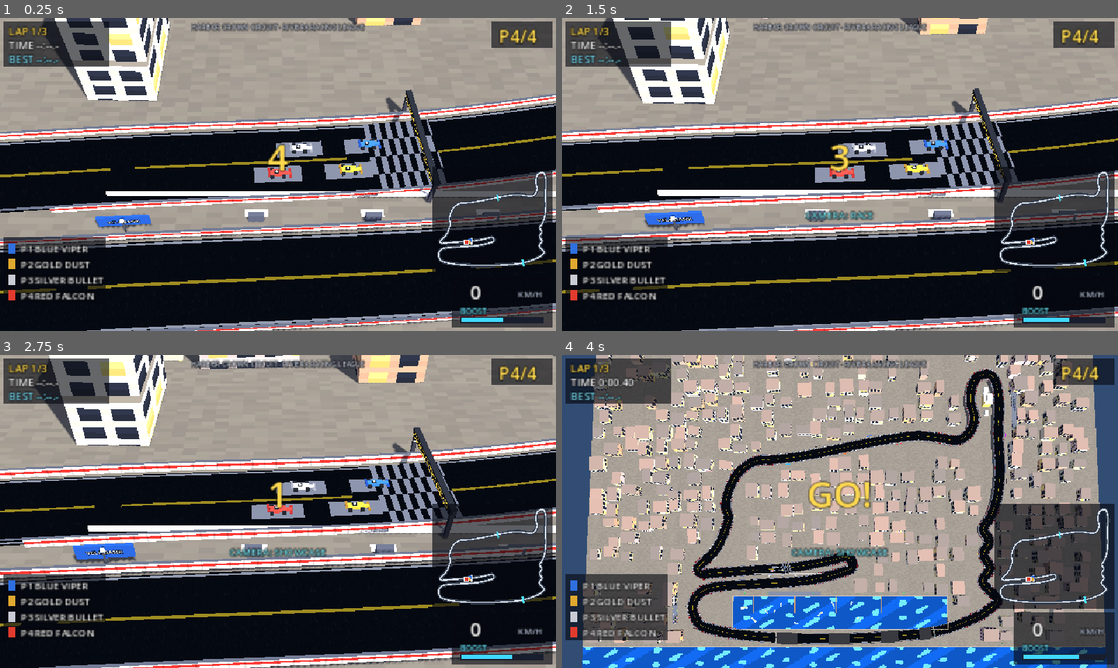
Above: before the commit, frames 1-4 (two rows, left to right).
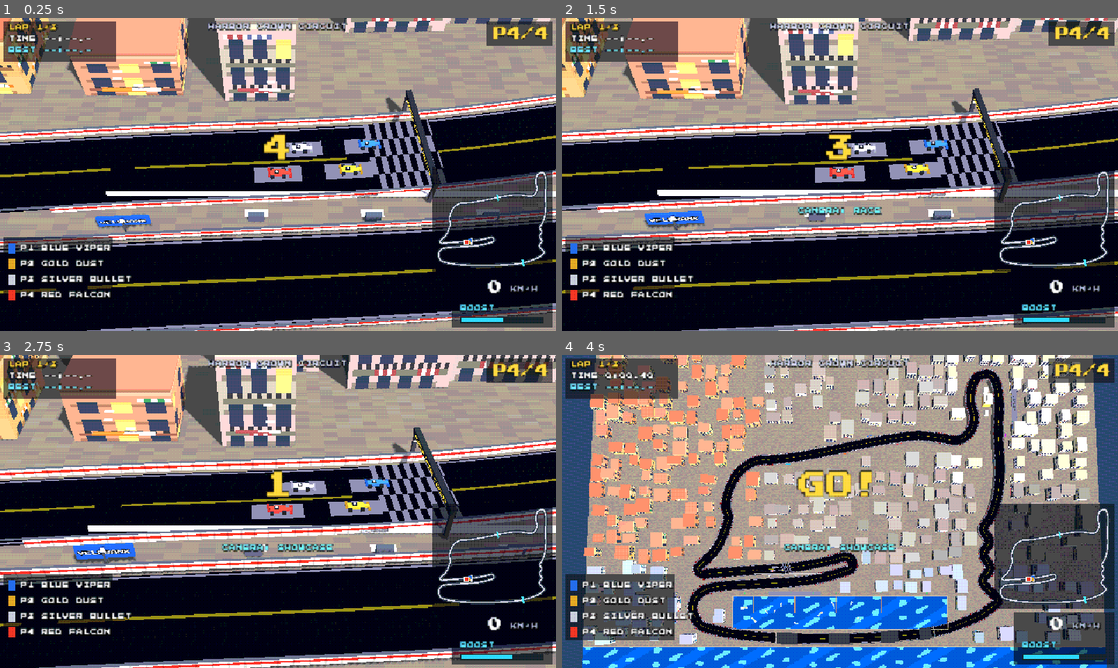
Above: after the commit, the same moments.

Repository: dtcbychris/lookie
Game: Godot game, scene res://scenes/harbor_crown_circuit.tscn
Two runs of this game, one before a commit and one after it. Both use one fixed random seed, a clock stepped at 60 frames per second and the inputs below.
Inputs:
- Up to frame 1 (0.25 s): no input
- Up to frame 2 (1.5 s): hold D (steer_right) 0.53-1.28 s; hold Shift (boost) 0.53-1.28 s; tap C (camera) at 0.8, 1.35 s; hold S (brake) from 1.28 s (still down)
- Up to frame 3 (2.75 s): tap Shift (boost) at 1.55 s; release S (brake) at 2.03 s; hold D (steer_right) from 2.03 s (still down); hold Shift (boost) from 2.03 s (still down); tap C (camera) at 2.3 s
- Up to frame 4 (4 s): release D (steer_right) at 2.78 s; release Shift (boost) at 2.78 s; hold Up 2.78-3.53 s; tap C (camera) at 2.85, 3.8 s; tap Shift (boost) at 3.05 s; hold A (steer_left) from 3.53 s (still down); tap Tab (overview) at 3.6 s

The runs differ from the first frame. In frame 1, 18% of the frame differs, in the area x 0-100%, y 0-100%; in frame 2, 20%; in frame 3, 22%; in frame 4, 41%.

Commit message:
M2 look pass: pixel font, palette quantization, painted city districts
- Press Start 2P (OFL) across HUD and all 3D labels, hinting/AA disabled
  for crisp integer pixels; HUD layout retuned for the wider glyphs
- Palette pass over the 640x360 frame: saturation boost, 2x2 ordered
  dither, 7-level posterization ("3D through a pixel lens")
- Facade generator rewritten: cornices, framed windows, striped awnings,
  balcony railings, ground-floor storefronts with doors; one facade
  stretches full building height so storefronts stay at street level
- Four city districts with their own wall/awning/roof palettes: old town
  ochre, harbor pastels, casino cream-gold, center neutrals
- Buildings near the track get 3D dressing on the road-facing side:
  striped awnings and balcony slabs
- Two-frame animated crowds (heads bob) in all grandstands
- Headless sim untouched and green: 45.9-47.5s laps, 1.67s spread

https://claude.ai/code/session_01LjE6X8FbmbjT1RiC5ZbF2u

Diff:
--- a/pixelgp/scripts/hud.gd
+++ b/pixelgp/scripts/hud.gd
@@ -5,6 +5,7 @@
 
 const MinimapScript = preload("res://scripts/minimap.gd")
 const RM = preload("res://scripts/race_manager.gd")
+const Pix = preload("res://scripts/pixel_textures.gd")
 
 var race  # RaceManager
 var track  # TrackData
@@ -42,46 +43,46 @@
 func _make_label(pos: Vector2, sz: int, color := Color.WHITE, center := false) -> Label:
 	var l := Label.new()
 	l.position = pos
+	l.add_theme_font_override("font", Pix.pixel_font())
 	l.add_theme_font_size_override("font_size", sz)
 	l.add_theme_color_override("font_color", color)
 	l.add_theme_color_override("font_outline_color", Color(0, 0, 0, 0.85))
-	l.add_theme_constant_override("outline_size", 3)
+	l.add_theme_constant_override("outline_size", 2)
 	if center:
 		l.horizontal_alignment = HORIZONTAL_ALIGNMENT_CENTER
 	add_child(l)
 	return l
 
 func _build() -> void:
-	_panel(Rect2(4, 4, 122, 52))
-	_lap = _make_label(Vector2(10, 6), 12, Color(1.0, 0.85, 0.3))
-	_time = _make_label(Vector2(10, 22), 12)
-	_best = _make_label(Vector2(10, 38), 12, Color(0.5, 0.9, 1.0))
+	_panel(Rect2(4, 4, 130, 46))
+	_lap = _make_label(Vector2(10, 7), 8, Color(1.0, 0.85, 0.3))
+	_time = _make_label(Vector2(10, 20), 8)
+	_best = _make_label(Vector2(10, 33), 8, Color(0.5, 0.9, 1.0))
 
-	_panel(Rect2(566, 4, 70, 30))
-	_pos = _make_label(Vector2(574, 7), 20, Color(1.0, 0.85, 0.3))
+	_panel(Rect2(560, 4, 76, 28))
+	_pos = _make_label(Vector2(568, 10), 16, Color(1.0, 0.85, 0.3))
 
-	var title := _make_label(Vector2(220, 4), 10, Color(0.85, 0.88, 0.95), true)
-	title.size = Vector2(200, 14)
-	title.text = "HARBOR CROWN CIRCUIT - RIVIERA RACING LEAGUE"
-	title.add_theme_font_size_override("font_size", 8)
+	var title := _make_label(Vector2(220, 6), 8, Color(0.85, 0.88, 0.95), true)
+	title.size = Vector2(200, 12)
+	title.text = "HARBOR CROWN CIRCUIT"
 
 	# leaderboard
-	_panel(Rect2(4, 252, 118, 76))
+	_panel(Rect2(4, 252, 126, 76))
 	for i in 4:
 		var chip := ColorRect.new()
 		chip.position = Vector2(10, 259 + i * 18)
 		chip.size = Vector2(8, 12)
 		add_child(chip)
 		chip.name = "chip%d" % i
-		var row := _make_label(Vector2(24, 257 + i * 18), 11)
+		var row := _make_label(Vector2(24, 261 + i * 18), 8)
 		_board_rows.append(row)
 
 	# speed + boost
 	_panel(Rect2(520, 296, 116, 60))
-	_speed = _make_label(Vector2(530, 300), 22)
-	var kmh := _make_label(Vector2(596, 310), 10, Color(0.7, 0.75, 0.85))
+	_speed = _make_label(Vector2(530, 302), 16)
+	var kmh := _make_label(Vector2(588, 308), 8, Color(0.7, 0.75, 0.85))
 	kmh.text = "KM/H"
-	var boost_label := _make_label(Vector2(530, 330), 9, Color(0.4, 0.9, 1.0))
+	var boost_label := _make_label(Vector2(530, 330), 8, Color(0.4, 0.9, 1.0))
 	boost_label.text = "BOOST"
 	var bar_bg := ColorRect.new()
 	bar_bg.color = Color(0.1, 0.12, 0.18)
@@ -108,12 +109,13 @@
 	add_child(_flash)
 	move_child(_flash, 0)
 
-	_center = _make_label(Vector2(170, 130), 42, Color(1.0, 0.85, 0.3), true)
-	_center.size = Vector2(300, 60)
-	_sub_center = _make_label(Vector2(170, 180), 14, Color.WHITE, true)
-	_sub_center.size = Vector2(300, 20)
-	_toast = _make_label(Vector2(120, 218), 11, Color(0.5, 0.95, 1.0), true)
-	_toast.size = Vector2(400, 16)
+	_center = _make_label(Vector2(120, 134), 32, Color(1.0, 0.85, 0.3), true)
+	_center.size = Vector2(400, 48)
+	_center.add_theme_constant_override("outline_size", 4)
+	_sub_center = _make_label(Vector2(120, 182), 8, Color.WHITE, true)
+	_sub_center.size = Vector2(400, 14)
+	_toast = _make_label(Vector2(120, 218), 8, Color(0.5, 0.95, 1.0), true)
+	_toast.size = Vector2(400, 14)
 
 func toast(msg: String) -> void:
 	_toast.text = msg
--- a/pixelgp/scripts/main.gd
+++ b/pixelgp/scripts/main.gd
@@ -31,6 +31,7 @@
 	svc.stretch_shrink = 2
 	svc.texture_filter = CanvasItem.TEXTURE_FILTER_NEAREST
 	svc.set_anchors_preset(Control.PRESET_FULL_RECT)
+	svc.material = _palette_material()
 	add_child(svc)
 	var sv := SubViewport.new()
 	sv.own_world_3d = true
@@ -106,6 +107,32 @@
 		ControlPresets.set_camera(_cam.mode)
 		_hud.toast("CAMERA: %s" % ("SHOWCASE" if _cam.mode == 1 else "RACE"))
 
+## Retro palette pass over the whole 640x360 frame: saturation boost, ordered
+## 2x2 dither, and per-channel posterization. "Everything is 3D, viewed
+## through a pixel lens."
+func _palette_material() -> ShaderMaterial:
+	var sh := Shader.new()
+	sh.code = """
+shader_type canvas_item;
+uniform float levels = 7.0;
+uniform float saturation = 1.12;
+void fragment() {
+	vec4 c = texture(TEXTURE, UV);
+	float g = dot(c.rgb, vec3(0.299, 0.587, 0.114));
+	c.rgb = clamp(mix(vec3(g), c.rgb, saturation), 0.0, 1.0);
+	vec2 grid = floor(UV * vec2(640.0, 360.0));
+	float bx = mod(grid.x, 2.0);
+	float by = mod(grid.y, 2.0);
+	float bayer = bx * 2.0 + by * (3.0 - 4.0 * bx);  // 2x2 ordered dither
+	c.rgb += (bayer / 3.0 - 0.5) * (0.4 / levels);
+	c.rgb = floor(c.rgb * levels + 0.5) / levels;
+	COLOR = c;
+}
+"""
+	var m := ShaderMaterial.new()
+	m.shader = sh
+	return m
+
 func _setup_environment(world: Node3D) -> void:
 	var env := Environment.new()
 	var sky_mat := ProceduralSkyMaterial.new()
--- a/pixelgp/scripts/pixel_textures.gd
+++ b/pixelgp/scripts/pixel_textures.gd
@@ -5,6 +5,18 @@
 
 static func _tex(img: Image) -> ImageTexture:
 	return ImageTexture.create_from_image(img)
+
+static var _font: FontFile
+
+## Press Start 2P (OFL) configured for crisp integer-pixel rendering.
+static func pixel_font() -> FontFile:
+	if _font == null:
+		_font = load("res://assets/fonts/PressStart2P-Regular.ttf")
+		_font.antialiasing = TextServer.FONT_ANTIALIASING_NONE
+		_font.hinting = TextServer.HINTING_NONE
+		_font.subpixel_positioning = TextServer.SUBPIXEL_POSITIONING_DISABLED
+		_font.generate_mipmaps = false
+	return _font
 
 static func tex_mat(tex: Texture2D, tint := Color.WHITE, emission := 0.0) -> StandardMaterial3D:
 	var m := StandardMaterial3D.new()
@@ -68,37 +80,95 @@
 			img.set_pixel(x, y, c)
 	return _tex(img)
 
-static func facade(rng: RandomNumberGenerator, base: Color) -> ImageTexture:
-	var img := Image.create(12, 16, false, Image.FORMAT_RGBA8)
-	for y in 16:
-		for x in 12:
-			img.set_pixel(x, y, base.darkened(0.06 * float(y % 2)))
-	for wy in range(1, 14, 3):
-		for wx in range(1, 11, 3):
-			var lit := rng.randf() < 0.28
-			var c := Color(0.95, 0.85, 0.45) if lit else Color(0.12, 0.14, 0.2)
-			img.set_pixel(wx, wy, c)
-			img.set_pixel(wx + 1, wy, c)
-			img.set_pixel(wx, wy + 1, c.darkened(0.2))
-			img.set_pixel(wx + 1, wy + 1, c.darkened(0.2))
-	# ground-floor door band
-	for x in 12:
-		img.set_pixel(x, 15, base.darkened(0.35))
+## Painted Riviera facade: cornice, window grid with lit/unlit glass, striped
+## awnings over windows, balcony railings, ground-floor storefront with door.
+## One texture stretches the full building height (no vertical tiling, so the
+## storefront stays at street level).
+static func facade(rng: RandomNumberGenerator, base: Color, awnings: Array, balconies: bool) -> ImageTexture:
+	var w := 24
+	var h := 36
+	var img := Image.create(w, h, false, Image.FORMAT_RGBA8)
+	for y in h:
+		for x in w:
+			img.set_pixel(x, y, base.darkened(0.05 * float((y / 6) % 2)))
+	for x in w:
+		img.set_pixel(x, 0, base.darkened(0.3))
+		img.set_pixel(x, 1, base.lightened(0.15))
+	var wy := 4
+	while wy + 5 < h - 6:
+		var row_balcony := balconies and rng.randf() < 0.4
+		var wx := 2
+		while wx + 3 <= w - 2:
+			var lit := rng.randf() < 0.2
+			var glass := Color(0.95, 0.85, 0.45) if lit else Color(0.16, 0.2, 0.3)
+			for yy in range(wy, wy + 4):
+				for xx in range(wx, wx + 3):
+					img.set_pixel(xx, yy, glass.darkened(0.18 if yy == wy else 0.0))
+			img.set_pixel(wx - 1, wy + 1, base.darkened(0.3))
+			img.set_pixel(wx + 3, wy + 1, base.darkened(0.3))
+			if not awnings.is_empty() and rng.randf() < 0.4:
+				var ac: Color = awnings[rng.randi() % awnings.size()]
+				for xx in range(wx - 1, wx + 4):
+					img.set_pixel(clampi(xx, 0, w - 1), wy - 1, ac if xx % 2 == 0 else Color(0.93, 0.92, 0.88))
+			wx += 5
+		if row_balcony:
+			for x in range(1, w - 1):
+				img.set_pixel(x, wy + 5, base.darkened(0.4))
+				if x % 2 == 0:
+					img.set_pixel(x, wy + 4, Color(0.15, 0.15, 0.17))
+		wy += 6
+	# ground-floor storefront
+	for y in range(h - 6, h - 1):
+		for x in range(1, w - 1):
+			img.set_pixel(x, y, Color(0.13, 0.15, 0.2).lightened(0.05 * float(y % 2)))
+	for y in range(h - 5, h):
+		img.set_pixel(11, y, Color(0.35, 0.22, 0.12))
+		img.set_pixel(12, y, Color(0.3, 0.18, 0.1))
+	if not awnings.is_empty() and rng.randf() < 0.65:
+		var ac2: Color = awnings[rng.randi() % awnings.size()]
+		for x in w:
+			img.set_pixel(x, h - 7, ac2 if (x / 2) % 2 == 0 else Color(0.93, 0.92, 0.88))
+	for x in w:
+		img.set_pixel(x, h - 1, base.darkened(0.45))
+	return _tex(img)
+
+static func awning(c: Color) -> ImageTexture:
+	var img := Image.create(8, 4, false, Image.FORMAT_RGBA8)
+	for y in 4:
+		for x in 8:
+			img.set_pixel(x, y, c if (x / 2) % 2 == 0 else Color(0.93, 0.92, 0.88))
 	return _tex(img)
 
 static func crowd(rng: RandomNumberGenerator) -> ImageTexture:
-	var img := Image.create(32, 8, false, Image.FORMAT_RGBA8)
+	return crowd_frames(rng)[0]
+
+## Two-frame crowd: half the heads bob up one pixel on alternate frames.
+static func crowd_frames(rng: RandomNumberGenerator) -> Array:
 	var palette := [
 		Color(0.9, 0.3, 0.25), Color(0.3, 0.5, 0.9), Color(0.95, 0.8, 0.3),
 		Color(0.4, 0.8, 0.5), Color(0.92, 0.92, 0.92), Color(0.85, 0.5, 0.8),
 	]
-	for y in 8:
-		for x in 32:
-			if y % 2 == 0 and rng.randf() < 0.85:
-				img.set_pixel(x, y, palette[rng.randi() % palette.size()].darkened(rng.randf() * 0.25))
-			else:
-				img.set_pixel(x, y, Color(0.1, 0.1, 0.13))
-	return _tex(img)
+	var w := 32
+	var h := 8
+	var heads: Array = []
+	for y in range(0, h - 1, 2):
+		for x in w:
+			if rng.randf() < 0.8:
+				heads.append([x, y, palette[rng.randi() % palette.size()], rng.randi() % 2 == 0])
+	var frames: Array = []
+	for f in 2:
+		var img := Image.create(w, h, false, Image.FORMAT_RGBA8)
+		img.fill(Color(0.1, 0.1, 0.13))
+		for hd in heads:
+			var x: int = hd[0]
+			var y: int = hd[1]
+			if hd[3] == (f == 1):
+				y = maxi(y - 1, 0)
+			img.set_pixel(x, y, hd[2])
+			if y + 1 < h:
+				img.set_pixel(x, y + 1, (hd[2] as Color).darkened(0.45))
+		frames.append(_tex(img))
+	return frames
 
 static func ground(rng: RandomNumberGenerator) -> ImageTexture:
 	var img := Image.create(24, 24, false, Image.FORMAT_RGBA8)
--- a/pixelgp/scripts/scenery_builder.gd
+++ b/pixelgp/scripts/scenery_builder.gd
@@ -10,11 +10,45 @@
 const MARINA := Rect2(200, 652, 520, 80)
 const SEA := Rect2(-160, 772, 1260, 330)
 
+## City districts give each part of town its own palette (Monaco reads as
+## distinct quarters, not one uniform texture).
+enum District { OLD_TOWN, HARBOR, CASINO, CENTER }
+
+const DISTRICT_WALLS := {
+	District.OLD_TOWN: [Color(0.82, 0.62, 0.4), Color(0.8, 0.55, 0.42), Color(0.85, 0.7, 0.5), Color(0.78, 0.5, 0.34)],
+	District.HARBOR: [Color(0.9, 0.74, 0.72), Color(0.88, 0.84, 0.74), Color(0.72, 0.8, 0.84), Color(0.74, 0.85, 0.76)],
+	District.CASINO: [Color(0.92, 0.89, 0.8), Color(0.95, 0.92, 0.86), Color(0.88, 0.82, 0.66)],
+	District.CENTER: [Color(0.85, 0.78, 0.66), Color(0.75, 0.72, 0.62), Color(0.8, 0.76, 0.72), Color(0.7, 0.66, 0.6)],
+}
+const DISTRICT_AWNINGS := {
+	District.OLD_TOWN: [Color(0.25, 0.5, 0.3), Color(0.8, 0.45, 0.15)],
+	District.HARBOR: [Color(0.8, 0.2, 0.18), Color(0.15, 0.5, 0.6)],
+	District.CASINO: [Color(0.7, 0.5, 0.15), Color(0.45, 0.12, 0.2)],
+	District.CENTER: [Color(0.3, 0.35, 0.5), Color(0.55, 0.25, 0.25)],
+}
+const DISTRICT_ROOFS := {
+	District.OLD_TOWN: Color(0.62, 0.36, 0.25),
+	District.HARBOR: Color(0.5, 0.55, 0.6),
+	District.CASINO: Color(0.7, 0.66, 0.58),
+	District.CENTER: Color(0.48, 0.45, 0.42),
+}
+
+func _district(a: Vector2) -> int:
+	if a.x > 730.0 and a.y < 380.0:
+		return District.CASINO
+	if a.y > 560.0:
+		return District.HARBOR
+	if a.x < 270.0:
+		return District.OLD_TOWN
+	return District.CENTER
+
 var track  # TrackData
 var _rng := RandomNumberGenerator.new()
 var _flags: Array[Node3D] = []
 var _sea_yachts: Array[Node3D] = []
 var _casino_sign: Label3D
+var _crowd_anims: Array = []  # {"mat": StandardMaterial3D, "frames": [Texture2D, Texture2D]}
+var _crowd_frame := 0
 
 func build(p_track) -> void:
 	track = p_track
@@ -43,6 +77,12 @@
 		y.position.y = -3.2 + sin(t * 1.2 + float(i)) * 0.3
 	if _casino_sign:
 		_casino_sign.modulate.a = 0.75 + 0.25 * sin(t * 4.0)
+	# two-frame crowd bob
+	var fi := 0 if fmod(t, 0.7) < 0.35 else 1
+	if fi != _crowd_frame:
+		_crowd_frame = fi
+		for ca in _crowd_anims:
+			ca["mat"].albedo_texture = ca["frames"][fi]
 
 # --- helpers ------------------------------------------------------------------
 
@@ -66,6 +106,7 @@
 func _label(text: String, pos: Vector3, face_dir: Vector3, color: Color, size := 48, px := 0.09) -> Label3D:
 	var lbl := Label3D.new()
 	lbl.text = text
+	lbl.font = Pix.pixel_font()
 	lbl.font_size = size
 	lbl.pixel_size = px
 	lbl.modulate = color
@@ -151,13 +192,19 @@
 # --- city ---------------------------------------------------------------------
 
 func _build_city() -> void:
-	var bases := [
-		Color(0.85, 0.78, 0.66), Color(0.82, 0.62, 0.5), Color(0.88, 0.72, 0.7),
-		Color(0.75, 0.72, 0.62), Color(0.7, 0.62, 0.55), Color(0.86, 0.82, 0.74),
-	]
-	var mats: Array[StandardMaterial3D] = []
-	for b in bases:
-		mats.append(Pix.tex_mat(Pix.facade(_rng, b)))
+	# pre-bake a few facade materials per district
+	var mats := {}
+	var awning_mats := {}
+	for d in District.values():
+		var list: Array = []
+		for k in 4:
+			var walls: Array = DISTRICT_WALLS[d]
+			list.append(Pix.tex_mat(Pix.facade(_rng, walls[k % walls.size()], DISTRICT_AWNINGS[d], d != District.CASINO)))
+		mats[d] = list
+		var alist: Array = []
+		for ac in DISTRICT_AWNINGS[d]:
+			alist.append(Pix.tex_mat(Pix.awning(ac)))
+		awning_mats[d] = alist
 	var gx := -130.0
 	while gx < 1060.0:
 		var gy := -130.0
@@ -182,19 +229,67 @@
 			# hillside city: building tops must clear nearby elevated roads
 			var ni: int = track.nearest_index_hint(p.x, p.y, 0, 0, track.n - 1)
 			h = maxf(h, track.samples[ni].y + 24.0)
-			var m: StandardMaterial3D = mats[_rng.randi() % mats.size()].duplicate()
-			m.uv1_scale = Vector3(maxf(w / 24.0, 1), maxf(h / 32.0, 1), 1)
-			var yaw := _rng.randf_range(-0.06, 0.06)
+			var dist: float = track.min_dist_to_track(p.x, p.y)
+			var near_track: bool = dist < track.HALF + 75.0
+			var district := _district(a)
+			var dlist: Array = mats[district]
+			var m: StandardMaterial3D = (dlist[_rng.randi() % dlist.size()] as StandardMaterial3D).duplicate()
+			# stretch one facade over the full height so the storefront stays
+			# at street level; tile horizontally per ~24 units
+			m.uv1_scale = Vector3(maxf(roundf(w / 24.0), 1.0), 1.0, 1.0)
+			var yaw := 0.0 if near_track else _rng.randf_range(-0.06, 0.06)
 			var b := _box(Vector3(w, h, d), Vector3(p.x, h * 0.5 - 0.5, p.y), m, yaw)
-			# plain roof slab so rooftops don't show the window texture from above
+			# plain roof slab in the district's roof color
 			var roof := MeshInstance3D.new()
 			var rm := BoxMesh.new()
 			rm.size = Vector3(w + 1.5, 1.2, d + 1.5)
 			roof.mesh = rm
-			roof.material_override = Pix.flat_mat(Color(0.45, 0.42, 0.4).lerp(Color(0.6, 0.5, 0.45), _rng.randf()))
+			var rc: Color = DISTRICT_ROOFS[district]
+			roof.material_override = Pix.flat_mat(rc.lerp(rc.lightened(0.2), _rng.randf()))
 			roof.position = Vector3(0, h * 0.5 + 0.3, 0)
 			b.add_child(roof)
+			if near_track:
+				_building_extras(b, w, h, d, p, awning_mats[district])
 		gx += 38.0
+
+## 3D dressing on the road-facing side of buildings the camera passes close to:
+## a striped awning over the storefront and a few balcony slabs.
+func _building_extras(b: MeshInstance3D, w: float, h: float, d: float, p: Vector2, awnings: Array) -> void:
+	var ni: int = track.nearest_index_hint(p.x, p.y, 0, 0, track.n - 1)
+	var to_road := Vector2(track.samples[ni].x - p.x, track.samples[ni].z - p.y)
+	var base_y := -h * 0.5  # local coords: box is centered
+	var face_x := absf(to_road.x) > absf(to_road.y)
+	var sx := signf(to_road.x)
+	var sz := signf(to_road.y)
+	var am: StandardMaterial3D = awnings[_rng.randi() % awnings.size()]
+	var aw := MeshInstance3D.new()
+	var bm := BoxMesh.new()
+	var awning_y := base_y + h / 6.0 + 0.4  # just above the storefront band
+	if face_x:
+		bm.size = Vector3(2.4, 0.8, d * 0.6)
+		aw.position = Vector3(sx * (w * 0.5 + 1.0), awning_y, 0)
+	else:
+		bm.size = Vector3(w * 0.6, 0.8, 2.4)
+		aw.position = Vector3(0, awning_y, sz * (d * 0.5 + 1.0))
+	aw.mesh = bm
+	aw.material_override = am
+	b.add_child(aw)
+	var bal_mat := Pix.flat_mat(Color(0.9, 0.88, 0.84))
+	for k in 2 + _rng.randi() % 2:
+		var by := base_y + h * (10.0 + float(k) * 6.0) / 36.0
+		if by > h * 0.5 - 4.0:
+			break
+		var bal := MeshInstance3D.new()
+		var bb := BoxMesh.new()
+		if face_x:
+			bb.size = Vector3(1.6, 0.6, 5.0)
+			bal.position = Vector3(sx * (w * 0.5 + 0.7), by, _rng.randf_range(-d * 0.25, d * 0.25))
+		else:
+			bb.size = Vector3(5.0, 0.6, 1.6)
+			bal.position = Vector3(_rng.randf_range(-w * 0.25, w * 0.25), by, sz * (d * 0.5 + 0.7))
+		bal.mesh = bb
+		bal.material_override = bal_mat
+		b.add_child(bal)
 
 func _build_casino() -> void:
 	# Crown Casino sits inside the crest hairpin, +12m above the harbor
@@ -206,7 +301,7 @@
 	_box(Vector3(22, 26, 30), base + Vector3(0, 77, 0), cream)  # dome block
 	_box(Vector3(20, 30, 26), base + Vector3(0, 15, -56), cream)
 	_box(Vector3(20, 30, 26), base + Vector3(0, 15, 56), cream)
-	_casino_sign = _label("CROWN CASINO", base + Vector3(-20, 70, 0), Vector3(-1, 0, 0), Color(1.0, 0.84, 0.2), 64, 0.11)
+	_casino_sign = _label("CROWN CASINO", base + Vector3(-20, 70, 0), Vector3(-1, 0, 0), Color(1.0, 0.84, 0.2), 48, 0.09)
 	var glow := Pix.flat_mat(Color(1.0, 0.8, 0.25), 1.8)
 	_box(Vector3(1.5, 4, 34), base + Vector3(-19.5, 56, 0), glow)
 
@@ -223,7 +318,9 @@
 	root.rotation.y = yaw
 	add_child(root)
 	var frame := Pix.flat_mat(Color(0.35, 0.37, 0.42))
-	var crowd_mat := Pix.tex_mat(Pix.crowd(_rng))
+	var crowd_textures: Array = Pix.crowd_frames(_rng)
+	var crowd_mat := Pix.tex_mat(crowd_textures[0])
+	_crowd_anims.append({"mat": crowd_mat, "frames": crowd_textures})
 	crowd_mat.uv1_scale = Vector3(length / 40.0, 1, 1)
 	crowd_mat.emission_enabled = true
 	crowd_mat.emission = Color(0.25, 0.25, 0.28)
@@ -348,7 +445,9 @@
 				_box(Vector3(26, 8, 1.2), pos + Vector3(0, 7, 0), Pix.flat_mat(col), yaw)
 				_box(Vector3(1, 3.5, 1), pos + Vector3(0, 1.75, 0), Pix.flat_mat(Color(0.3, 0.3, 0.33)), 0.0)
 				var face: Vector3 = track.normals[k] * -side
-				_label(sponsor, pos + Vector3(0, 7, 0) + face * 0.8, face, Color(0.95, 0.95, 0.95), 36, 0.085)
+				# pixel font is square: shrink long sponsor names to fit the board
+				var ps := minf(0.09, 24.0 / (float(sponsor.length()) * 32.0))
+				_label(sponsor, pos + Vector3(0, 7, 0) + face * 0.8, face, Color(0.95, 0.95, 0.95), 32, ps)
 				count += 1
 			k += 16
 	# tire barrier stacks at a few corner apexes for street-circuit flavor
--- a/pixelgp/scripts/track_builder.gd
+++ b/pixelgp/scripts/track_builder.gd
@@ -226,7 +226,8 @@
 	add_child(arch)
 	var lbl := Label3D.new()
 	lbl.text = "AZURE TUNNEL"
-	lbl.font_size = 60
+	lbl.font = Pix.pixel_font()
+	lbl.font_size = 48
 	lbl.pixel_size = 0.08
 	lbl.modulate = Color(0.5, 0.85, 1.0)
 	lbl.outline_size = 14
@@ -266,8 +267,9 @@
 	add_child(beam)
 	var lbl := Label3D.new()
 	lbl.text = "HARBOR CROWN CIRCUIT"
-	lbl.font_size = 52
-	lbl.pixel_size = 0.09
+	lbl.font = Pix.pixel_font()
+	lbl.font_size = 32
+	lbl.pixel_size = 0.08
 	lbl.modulate = Color(1.0, 0.85, 0.3)
 	lbl.outline_size = 12
 	lbl.position = p + Vector3(0, 16.6, 0) - Vector3(track.tangents[0].x, 0, track.tangents[0].z) * 2.0
@@ -304,6 +306,7 @@
 		add_child(panel)
 		var lbl := Label3D.new()
 		lbl.text = str(c["number"])
+		lbl.font = Pix.pixel_font()
 		lbl.font_size = 64
 		lbl.pixel_size = 0.07
 		lbl.modulate = Color(0.08, 0.08, 0.08)
--- a/pixelgp/tests/landmark_shots.gd
+++ b/pixelgp/tests/landmark_shots.gd
@@ -7,9 +7,10 @@
 
 # [tag, camera position, look target]
 const POSES := [
-	["esses_side", Vector3(1420, 70, 1050), Vector3(1660, 30, 870)],
-	["esses_low", Vector3(1560, 45, 1080), Vector3(1655, 32, 900)],
-	["esses_top", Vector3(1650, 320, 1000), Vector3(1655, 30, 880)],
+	["marina", Vector3(900, 260, 1620), Vector3(880, -4, 1320)],
+	["grandstand", Vector3(700, 90, 1390), Vector3(700, 6, 1280)],
+	["casino", Vector3(1500, 220, 600), Vector3(1640, 48, 330)],
+	["street_close", Vector3(1100, 70, 700), Vector3(1190, 24, 590)],
 ]
 
 var f := 0
Not shown, added: pixelgp/assets/fonts/OFL.txt
Binary file added: pixelgp/assets/fonts/PressStart2P-Regular.ttf
Not shown, added: pixelgp/assets/fonts/PressStart2P-Regular.ttf.import
Not shown, changed: pixelgp/README.md
